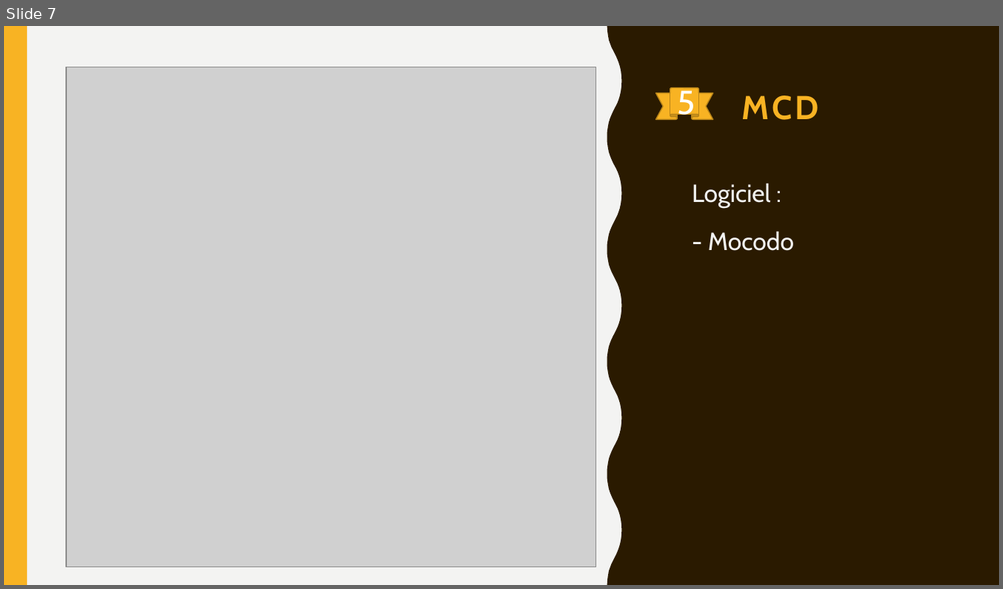
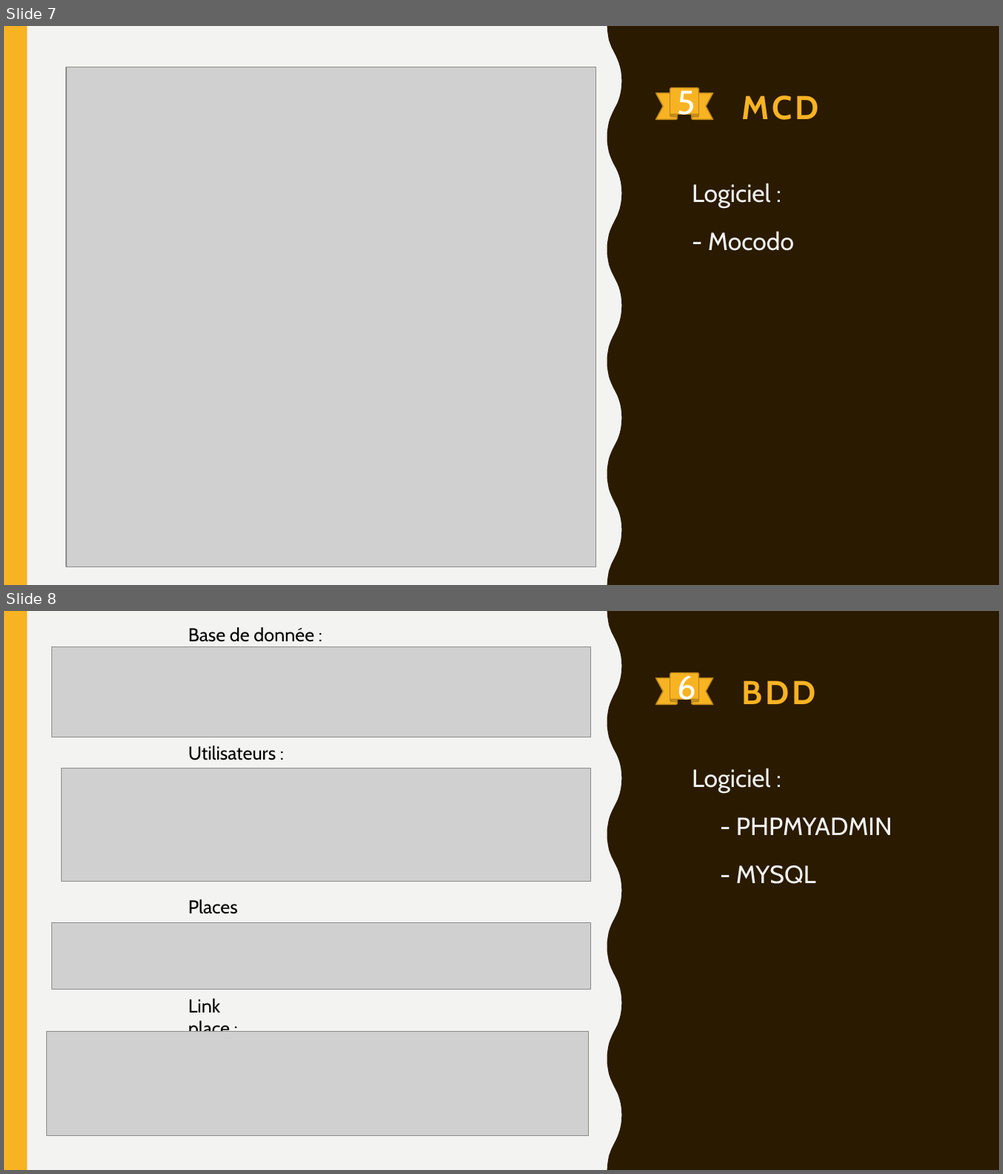
Before and after one commit to DinaBELRHAZI/Parking, a slide deck: maquette/Attribution des places de parking.pptx. Shown one above the other, each under a label of ours: slide 7 before the commit, slides 7 and 8 after it. The pictures are 1003x589 and 1003x1174 pixels, drawn with LibreOffice and Linux fonts; fonts in the diff are those of the drawing; grey boxes stand for pictures. Boxes give left, top, right and bottom in pixels: in the first picture for what was removed or moved away, otherwise in the second. Text is boxed around its words. In the diff, an @@ line names an element or a change of style, - is before the commit and + after.

```diff
--- a/maquette/Attribution des places de parking.pptx
+++ b/maquette/Attribution des places de parking.pptx
@@ slide 8 added at bbox=[4, 611, 999, 1170], background #F3F3F2; not listed: 2 template elements that a slide beside it also shows @@
@@ text added at bbox=[188, 627, 314, 642], 18 pt, text #000000 @@
+Base de donnée :
@@ picture added at bbox=[52, 647, 590, 737] @@
@@ ribbon added at bbox=[656, 673, 714, 704], fill #F8B323, outline #B7841A 1 pt, 32 pt, text #FFFFFF @@
+6
@@ title added at bbox=[741, 681, 816, 704], 32 pt, text #F8B323, bold @@
+BDD
@@ text added at bbox=[188, 746, 276, 760], 18 pt, text #000000 @@
+Utilisateurs :
@@ picture added at bbox=[62, 769, 591, 882] @@
@@ text added at bbox=[691, 768, 892, 884], 24 pt, text #F3F3F2 @@
+Logiciel :
+– - PHPMYADMIN
+– - MYSQL
@@ text added at bbox=[188, 900, 238, 914], 18 pt, text #000000 @@
+Places :
@@ picture added at bbox=[52, 923, 590, 990] @@
@@ text added at bbox=[188, 999, 230, 1032], 18 pt, text #000000 @@
+Link place :
@@ picture added at bbox=[46, 1032, 588, 1136] @@
```
Also in this commit, not shown: 3 slides changed, 1 other slide added, 1 other file.
